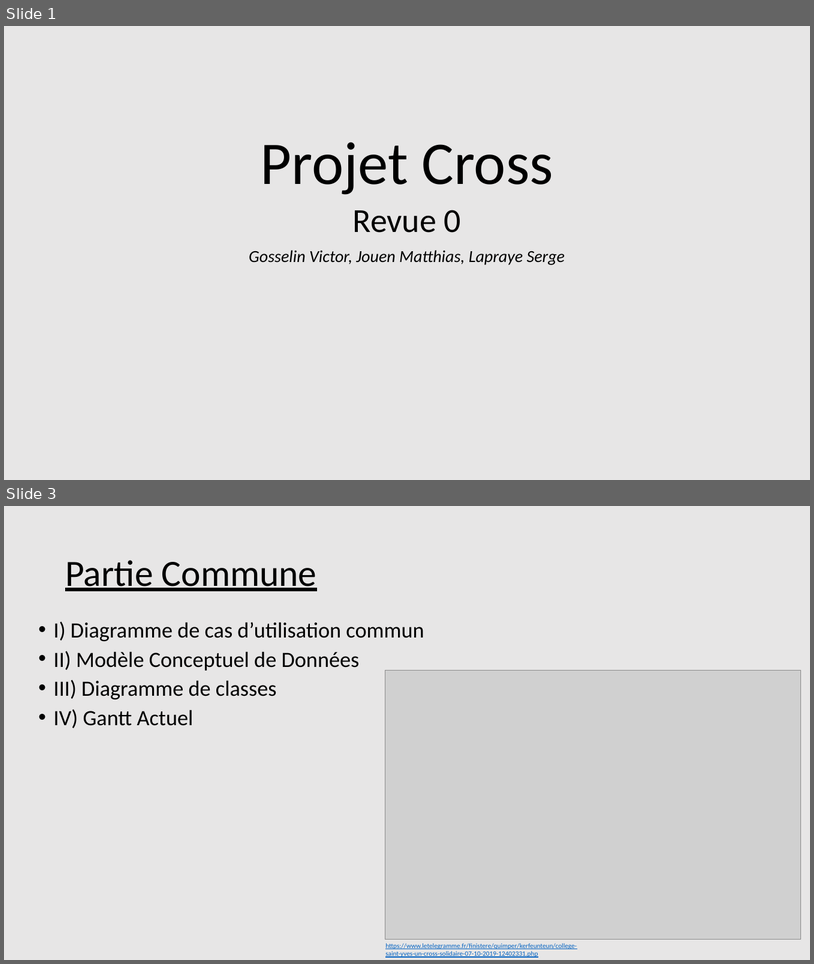
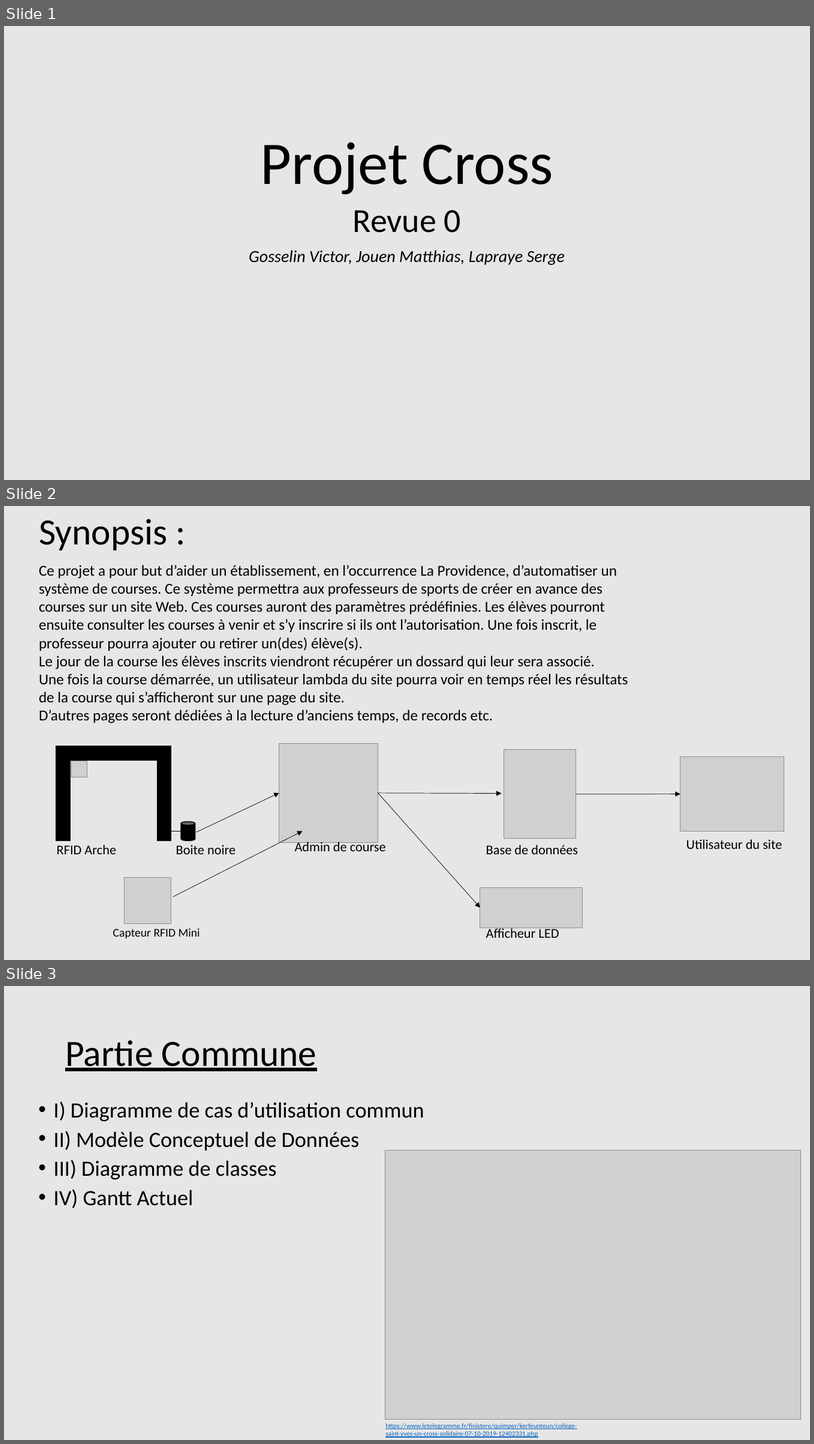
Before and after one commit to Maja2308/Projet_Cross, a slide deck: Diagrammes Communs/Presentation_Revue0.pptx. Shown one above the other, each under a label of ours: slides 1 and 3 before the commit, slides 1, 2 and 3 after it; the slides between them are not shown. The pictures are 814x964 and 814x1444 pixels, drawn with LibreOffice and Linux fonts; fonts in the diff are those of the drawing; grey boxes stand for pictures. Boxes give left, top, right and bottom in pixels: in the first picture for what was removed or moved away, otherwise in the second. Text is boxed around its words. In the diff, an @@ line names an element or a change of style, - is before the commit and + after.

```diff
--- a/Diagrammes Communs/Presentation_Revue0.pptx
+++ b/Diagrammes Communs/Presentation_Revue0.pptx
@@ slide 2 added at bbox=[4, 506, 810, 960], background #E7E6E6 @@
@@ title added at bbox=[39, 519, 168, 550], 44 pt, text #000000 @@
+Synopsis :
@@ text added at bbox=[39, 565, 628, 723], 18 pt, text #000000 @@
+Ce projet a pour but d’aider un établissement, en l’occurrence La Providence, d’automatiser un système de courses. Ce système permettra aux professeurs de sports de créer en avance des courses sur un site Web. Ces courses auront des paramètres prédéfinies. Les élèves pourront ensuite consulter les courses à venir et s’y inscrire si ils ont l’autorisation. Une fois inscrit, le professeur pourra ajouter ou retirer un(des) élève(s).
+Le jour de la course les élèves inscrits viendront récupérer un dossard qui leur sera associé.
+Une fois la course démarrée, un utilisateur lambda du site pourra voir en temps réel les résultats de la course qui s’afficheront sur une page du site.
+D’autres pages seront dédiées à la lecture d’anciens temps, de records etc.
@@ frame added at bbox=[56, 746, 171, 857], fill #000000, outline #000000 1 pt @@
@@ picture added at bbox=[279, 743, 378, 843] @@
@@ picture added at bbox=[504, 750, 576, 839] @@
@@ picture added at bbox=[681, 756, 785, 831] @@
@@ picture added at bbox=[71, 760, 87, 777] @@
@@ arrow added from (197, 832) to (279, 793), #000000 0.5 pt @@
@@ arrow added from (378, 793) to (502, 793), #000000 0.5 pt @@
@@ arrow added from (378, 793) to (481, 907), #000000 0.5 pt @@
@@ arrow added from (576, 794) to (681, 794), #000000 0.5 pt @@
@@ cylinder added at bbox=[181, 821, 195, 840], fill #000000, outline #000000 1 pt @@
@@ rectangle added at bbox=[48, 841, 180, 867], fill #E7E6E6 @@
@@ text added at bbox=[57, 844, 116, 854], 16 pt, text #000000 @@
+RFID Arche
@@ line added from (170, 831) to (181, 831), #000000 0.5 pt @@
@@ arrow added from (173, 897) to (303, 831), #000000 0.5 pt @@
@@ text added at bbox=[176, 844, 236, 854], 16 pt, text #000000 @@
+Boite noire
@@ text added at bbox=[295, 840, 386, 851], 16 pt, text #000000 @@
+Admin de course
@@ text added at bbox=[486, 844, 578, 854], 16 pt, text #000000 @@
+Base de données
@@ text added at bbox=[687, 839, 782, 849], 16 pt, text #000000 @@
+Utilisateur du site
@@ picture added at bbox=[125, 877, 171, 924] @@
@@ picture added at bbox=[481, 887, 584, 927] @@
@@ text added at bbox=[113, 928, 200, 938], 14 pt, text #000000 @@
+Capteur RFID Mini
@@ text added at bbox=[486, 927, 559, 937], 16 pt, text #000000 @@
+Afficheur LED
```
Also in this commit, not shown: 4 slides changed, 1 other slide added, 1 slide removed, 1 other file.
